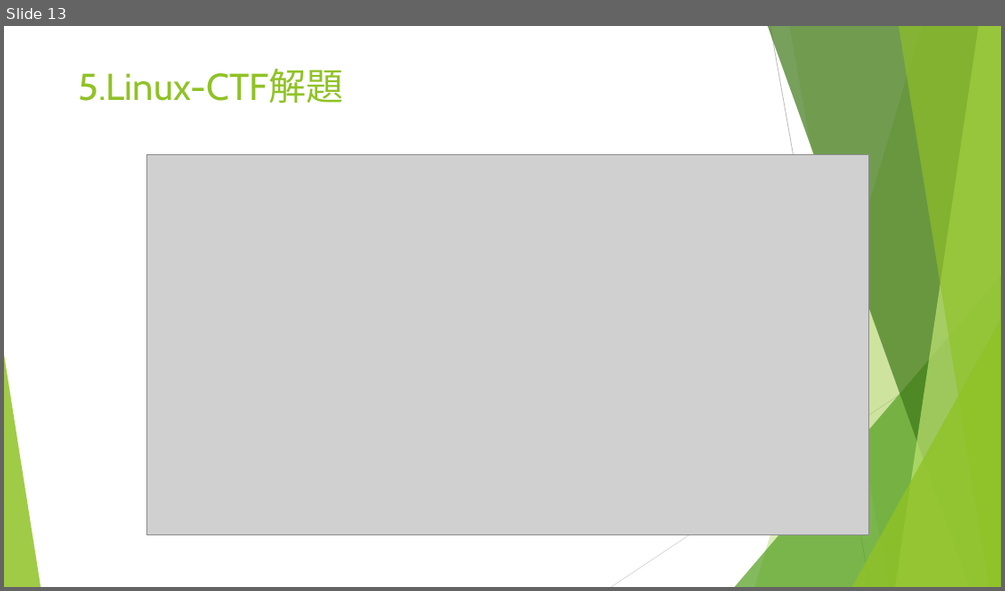
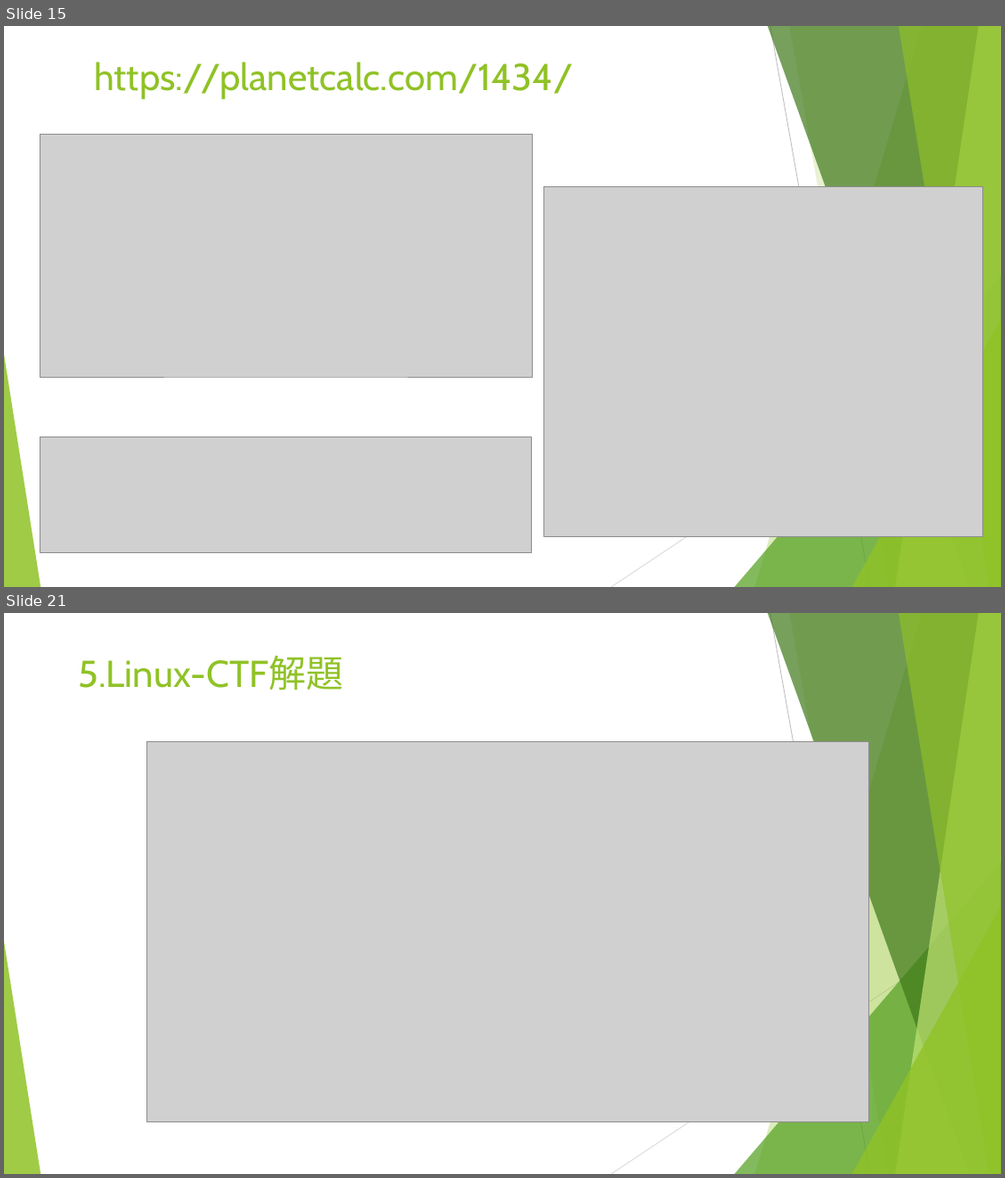
Before and after one commit to a909h333/Security2022, a slide deck: A090H333_資訊安全與素養_期中考報告.pptx. Shown one above the other, each under a label of ours: slide 13 before the commit, slides 15 and 21 after it; the slides between them are not shown. The pictures are 1005x591 and 1005x1178 pixels, drawn with LibreOffice and Linux fonts; fonts in the diff are those of the drawing; grey boxes stand for pictures. Boxes give left, top, right and bottom in pixels: in the first picture for what was removed or moved away, otherwise in the second. Text is boxed around its words. In the diff, an @@ line names an element or a change of style, - is before the commit and + after.

```diff
--- a/A090H333_資訊安全與素養_期中考報告.pptx
+++ b/A090H333_資訊安全與素養_期中考報告.pptx
@@ slide 15 added at <box>4,26,1001,587</box>, background #FFFFFF; not listed: 10 template elements that a slide beside it also shows @@
@@ title added at <box>94,62,573,99</box>, 36 pt, text #90C226 @@
+https://planetcalc.com/1434/
@@ picture added at <box>40,135,533,377</box> @@
@@ picture added at <box>544,186,983,536</box> @@
@@ picture added at <box>40,436,532,552</box> @@
@@ what was slide 13 is now slide 21 @@
```
Also in this commit, not shown: 10 slides changed, 7 other slides added.
